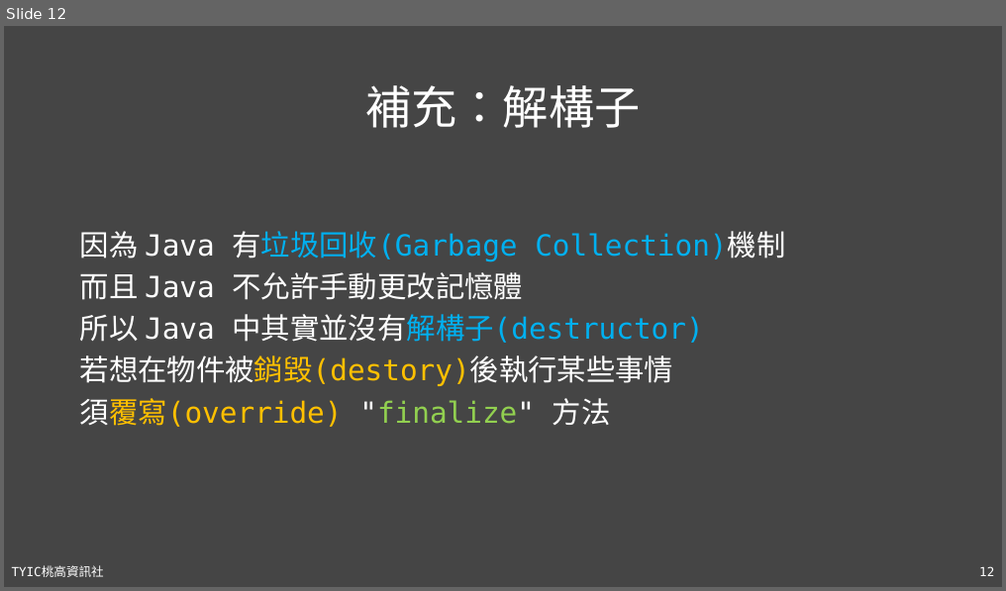
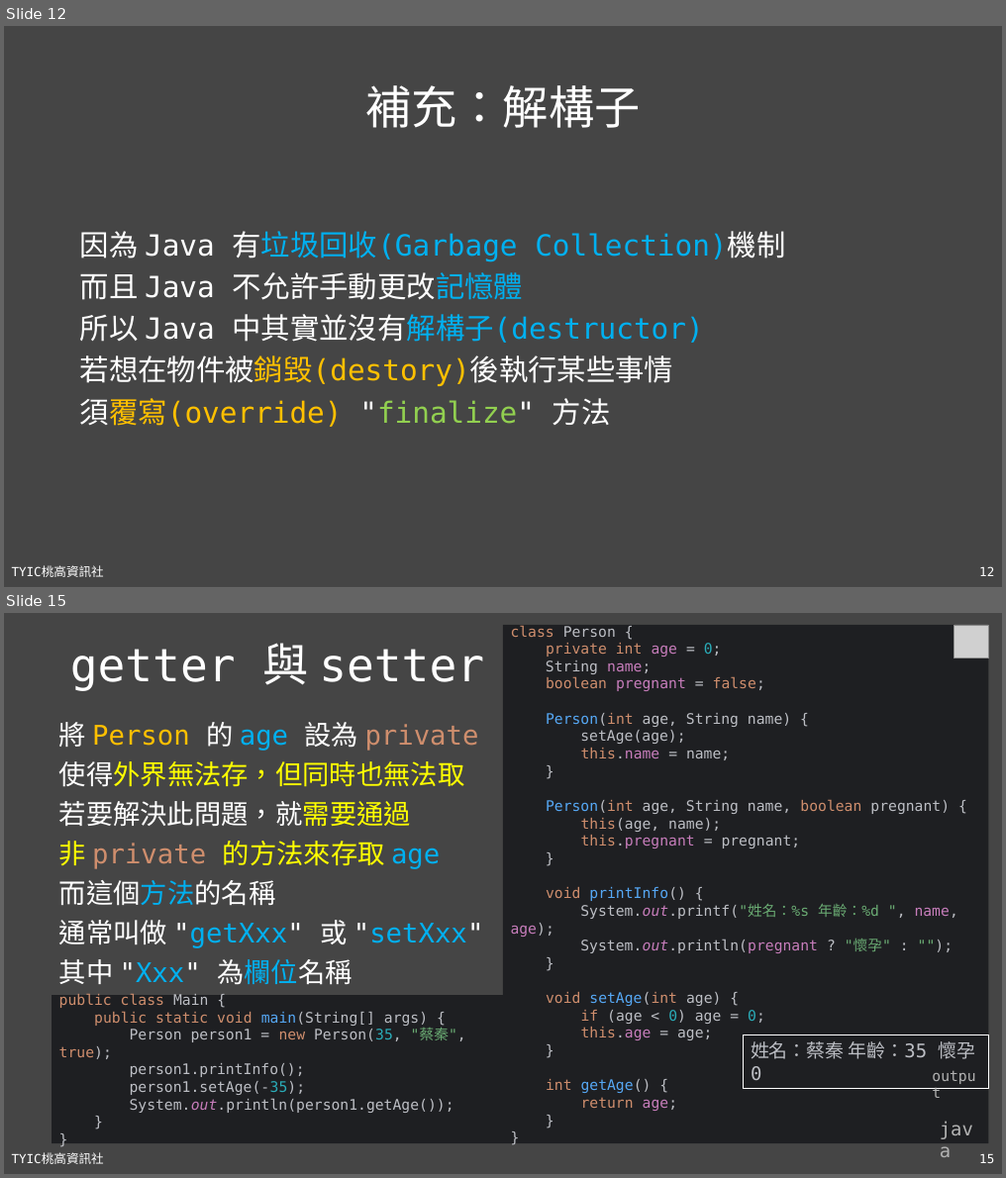
Before and after one commit to TYSHIC/slides, a slide deck: powerpoint/08_OOP與類別.pptx. Shown one above the other, each under a label of ours: slide 12 before the commit, slides 12 and 15 after it; the slides between them are not shown. The pictures are 1006x591 and 1006x1178 pixels, drawn with LibreOffice and Linux fonts; fonts in the diff are those of the drawing; grey boxes stand for pictures. Boxes give left, top, right and bottom in pixels: in the first picture for what was removed or moved away, otherwise in the second. Text is boxed around its words. In the diff, an @@ line names an element or a change of style, - is before the commit and + after.

```diff
--- a/powerpoint/08_OOP與類別.pptx
+++ b/powerpoint/08_OOP與類別.pptx
@@ slide 15 added at (4, 613, 1002, 1174), background #454545; not listed: 2 template elements that a slide beside it also shows @@
@@ group added at (52, 625, 989, 1145): 3 rectangles, 2 texts, 1 picture @@
+public class Main {
+public static void main(String[] args) {
+Person person1 = new Person(35, "蔡秦", true);
+person1.printInfo();
+person1.setAge(-35);
+System.out.println(person1.getAge());
+}
+}
+class Person {
+private int age = 0;
+String name;
+boolean pregnant = false;
+Person(int age, String name) {
+setAge(age);
+this.name = name;
+}
+Person(int age, String name, boolean pregnant) {
+this(age, name);
+this.pregnant = pregnant;
+}
+void printInfo() {
+System.out.printf("姓名：%s 年齡：%d ", name, age);
+System.out.println(pregnant ? "懷孕" : "");
+}
+void setAge(int age) {
+if (age < 0) age = 0;
+this.age = age;
+}
+int getAge() {
+return age;
+}
+}
+姓名：蔡秦 年齡：35 懷孕
+0
+output
+java
@@ title added at (70, 643, 484, 691), 44 pt, text #FFFFFF @@
+getter 與 setter
@@ text added at (59, 722, 484, 985), 26 pt, text #FFFFFF @@
+將 Person 的 age 設為 private
+使得外界無法存，但同時也無法取
+若要解決此問題，就需要通過
+非 private 的方法來存取 age
+而這個方法的名稱
+通常叫做 "getXxx" 或 "setXxx"
+其中 "Xxx" 為欄位名稱
@@ slide 12 changed as well @@
@@ text at (80, 273, 524, 300): text colour #FFFFFF to #00B0F0 in "不允許手動更改記憶體" @@
```
Also in this commit, not shown: 11 other slides changed, 6 other slides added, 9 other files.
